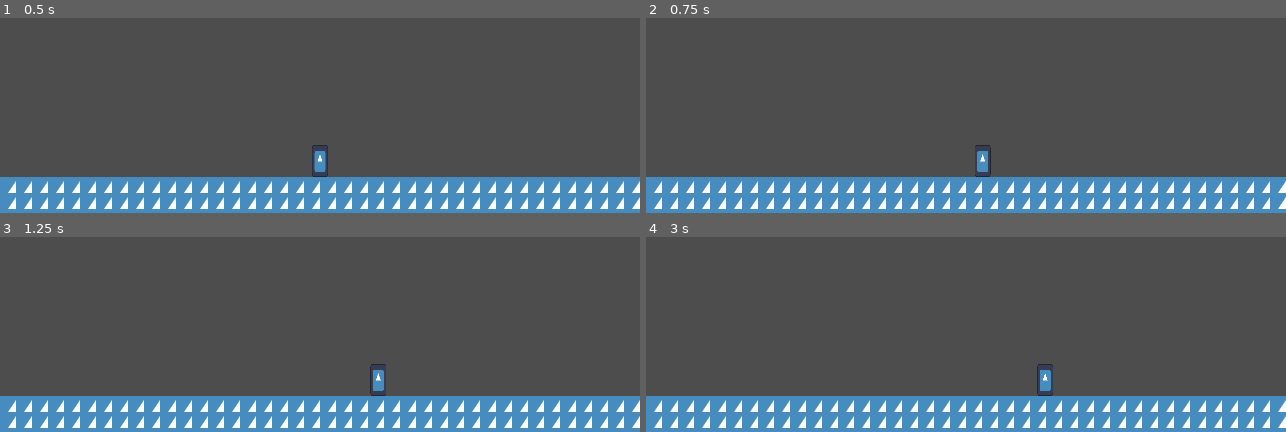
Above: before the commit, frames 1-4 (two rows, left to right).
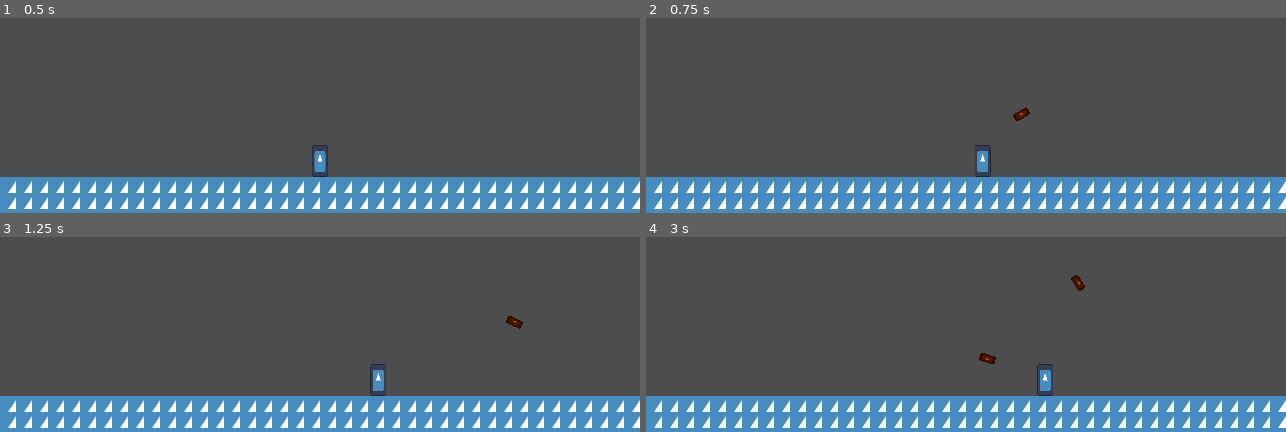
Above: after the commit, the same moments.

Repository: Platinumaniac/brickbat
Game: Godot game, scene res://src/core/game/Game.tscn
The game is run twice, just before and just after one commit, with the same random seed, the same clock (stepped at 60 frames per second) and the same inputs. The engine's default icon, where the game draws it, is replaced by a stand-in: a white triangle on a blue panel in a dark square.
Inputs (mouse positions are in pixels of both pictures, inside the frame that each line leads up to):
- Up to frame 1 (0.5 s): no input
- Up to frame 2 (0.75 s): tap Enter at 0.5 s; move the mouse to (outside the picture) at 0.52 s; press the mouse at (outside the picture) at 0.53 s; hold D (move_right) from 0.53 s (still down)
- Up to frame 3 (1.25 s): keep holding D (move_right)
- Up to frame 4 (3 s): move the mouse to (838, 270) at 1.27 s; release D (move_right) at 1.28 s; release the mouse at (838, 270) at 1.28 s; hold A (move_left) 1.28-2.03 s; click (838, 270) at 1.35 s; move the mouse to (outside the picture) at 2.02 s; press the mouse at (outside the picture) at 2.03 s; hold D (move_right) from 2.03 s (still down); move the mouse to (934, 324) at 2.77 s; release the mouse at (934, 324) at 2.78 s; click (934, 324) at 2.85 s

Frame 1 is identical in both runs. In frame 2, 0.1% of the frame differs, in the area x 57-60%, y 45-53%; in frame 3, 0.1%; in frame 4, 0.2%, in the area x 52-69%, y 19-66%.

Commit message:
basic brick throwing resolves #2

Diff:
--- a/project.godot
+++ b/project.godot
@@ -35,12 +35,18 @@
 "events": [Object(InputEventKey,"resource_local_to_scene":false,"resource_name":"","device":-1,"window_id":0,"alt_press …(192 unchanged characters)…
 ]
 }
+throw_brick={
+"deadzone": 0.2,
+"events": [Object(InputEventMouseButton,"resource_local_to_scene":false,"resource_name":"","device":-1,"window_id":0,"alt_pressed":false,"shift_pressed":false,"ctrl_pressed":false,"meta_pressed":false,"button_mask":0,"position":Vector2(0, 0),"global_position":Vector2(0, 0),"factor":1.0,"button_index":1,"canceled":false,"pressed":false,"double_click":false,"script":null)
+]
+}
 
 [layer_names]
 
 2d_physics/layer_1="terrain"
-2d_physics/layer_2="house"
-2d_physics/layer_3="enemies"
+2d_physics/layer_2="brick"
+2d_physics/layer_3="house"
+2d_physics/layer_4="enemies"
 
 [physics]
 
--- /dev/null
+++ b/src/gameplay/brick/Brick.tscn
@@ -0,0 +1,21 @@
+[gd_scene format=3 uid="uid://dqi5roll8q8pa"]
+
+[ext_resource type="Script" uid="uid://b3gcd2ec5ders" path="res://src/gameplay/brick/brick.gd" id="1_67e5p"]
+[ext_resource type="Texture2D" uid="uid://bwmlpe8m7bnc6" path="res://assets/icon.svg" id="2_ytddb"]
+
+[sub_resource type="RectangleShape2D" id="RectangleShape2D_2vyxd"]
+size = Vector2(16, 8)
+
+[node name="Brick" type="Area2D" unique_id=1662710694]
+top_level = true
+collision_mask = 13
+script = ExtResource("1_67e5p")
+metadata/_custom_type_script = "uid://b3gcd2ec5ders"
+
+[node name="Sprite2D" type="Sprite2D" parent="." unique_id=1159377906]
+modulate = Color(1, 0.18039216, 0, 1)
+scale = Vector2(0.12499999, 0.0625)
+texture = ExtResource("2_ytddb")
+
+[node name="CollisionShape2D" type="CollisionShape2D" parent="." unique_id=401947813]
+shape = SubResource("RectangleShape2D_2vyxd")
--- /dev/null
+++ b/src/gameplay/brick/brick.gd
@@ -0,0 +1,21 @@
+extends Area2D
+class_name Brick
+
+## how good the brick is at building and killing
+@export var power: float = 10
+
+## the direction the brick is moving in
+var velocity: Vector2
+
+func _ready() -> void:
+	body_entered.connect(_on_body_entered)
+
+func _physics_process(delta: float) -> void:
+	position += velocity * delta
+	velocity += Vector2(0, 10)
+
+	rotation = atan2(velocity.y, velocity.x)
+
+func _on_body_entered(body: Node2D) -> void:
+	if body is TileMapLayer:
+		queue_free()
--- a/src/gameplay/player/Player.tscn
+++ b/src/gameplay/player/Player.tscn
@@ -2,6 +2,7 @@
 
 [ext_resource type="Script" uid="uid://dtfuijwsv4pcw" path="res://src/gameplay/player/player.gd" id="1_2bvh7"]
 [ext_resource type="Texture2D" uid="uid://bwmlpe8m7bnc6" path="res://assets/icon.svg" id="1_khxic"]
+[ext_resource type="PackedScene" uid="uid://dqi5roll8q8pa" path="res://src/gameplay/brick/Brick.tscn" id="2_km0ph"]
 
 [sub_resource type="CapsuleShape2D" id="CapsuleShape2D_2vyxd"]
 radius = 8.0
@@ -9,6 +10,7 @@
 
 [node name="Player" type="CharacterBody2D" unique_id=44113300]
 script = ExtResource("1_2bvh7")
+brick_scene = ExtResource("2_km0ph")
 metadata/_custom_type_script = "uid://dtfuijwsv4pcw"
 
 [node name="CollisionShape2D" type="CollisionShape2D" parent="." unique_id=55558051]
@@ -17,3 +19,6 @@
 [node name="Sprite2D" type="Sprite2D" parent="." unique_id=1463184521]
 scale = Vector2(0.12499999, 0.24999999)
 texture = ExtResource("1_khxic")
+
+[node name="BrickRoot" type="Node2D" parent="." unique_id=873560310]
+unique_name_in_owner = true
--- a/src/gameplay/player/player.gd
+++ b/src/gameplay/player/player.gd
@@ -1,7 +1,24 @@
 extends CharacterBody2D
 class_name Player
 
-var _speed = 5000
+@export var brick_scene: PackedScene
+
+@onready var _brick_root: Node2D = %BrickRoot
+
+var _speed: float = 5000
+var _throw_speed: float = 400
+
+var _mouse_position: Vector2
+
+func _unhandled_input(event: InputEvent) -> void:
+	if event is InputEventMouseMotion:
+		_mouse_position = event.global_position
+
+	elif event.is_action_pressed("throw_brick"):
+		var viewport_rect = get_viewport().get_visible_rect()
+		var centered_mouse_position: Vector2 = _mouse_position - viewport_rect.size / 2
+		_throw_brick((centered_mouse_position - global_position).normalized() * _throw_speed)
+
 
 func _physics_process(delta: float) -> void:
 	var move_input = Input.get_axis("move_left", "move_right")
@@ -10,3 +27,23 @@
 	velocity = Vector2( move_input * _speed * delta,0)
 
 	move_and_slide()
+
+func _throw_brick(velocity: Vector2) -> void:
+	if brick_scene == null:
+		push_error("brick scene not chosen")
+		return
+
+	var brick_instance = brick_scene.instantiate()
+	if brick_instance == null:
+		push_error("brick could not be instantiated")
+		return
+
+	var typed_brick_instance = brick_instance as Brick
+	if typed_brick_instance == null:
+		push_error("brick instance not of Brick type")
+		return
+
+	typed_brick_instance.velocity = velocity
+	typed_brick_instance.global_position = _brick_root.global_position
+
+	_brick_root.add_child(typed_brick_instance)
Not shown, added: src/gameplay/brick/brick.gd.uid
